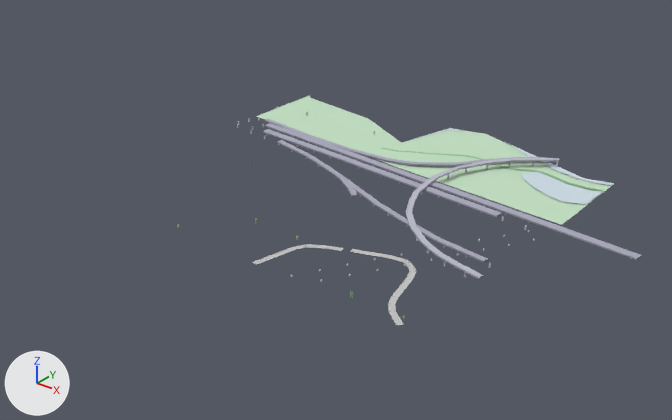
Before and after pictures for a commit that changed the glTF model white-model-six-districts/chunks/133_81_high.glb.
The view is the same before and after, from a camera (50 mm lens) standing at (7380.0, 9410.0, 449.0) and looking at (6776.0, 10165.0, -19.0). Lighting does not change. The marker at lower left points along +X, +Y and +Z. The picture after the commit comes second. Vertices at exactly the same position are counted once.
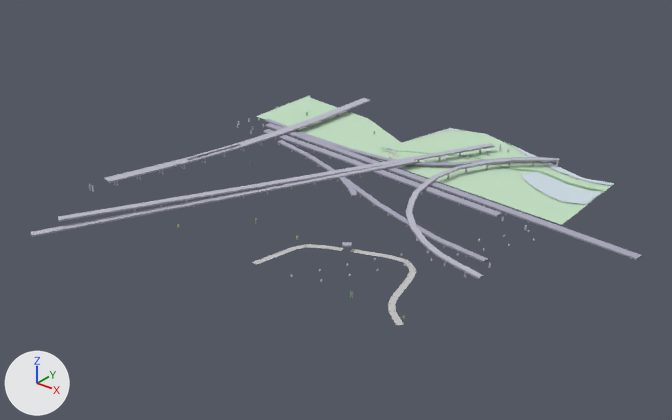
Scene script edits in JSON lines:
```json
{"block": "me_mesh_0", "where": "# used by ob_mesh_0; location = (0.0, 0.0, 0.0)"}
{"op": "remove", "block": "me_mesh_0", "code": "me_mesh_0.from_pydata(...)  # 1409 vertices, 1473 faces; spans x 6493.0..7102.0, y 10002.0..10472.0, z -15.0..-2.0"}
{"op": "add", "block": "me_mesh_0", "code": "me_mesh_0.from_pydata(...)  # 2185 vertices, 2293 faces; spans x 6493.0..7102.0, y 9903.0..10472.0, z -16.0..-2.0"}
{"block": "me_mesh_0", "change": "me_mesh_0 part 1: the loose piece of 8 vertices spanning x 6525.0..6612.0, y 10307.0..10323.0, z -13.0..-10.0 is copied, and the copy is turned -85.4 degrees about the z axis through its middle and scaled by 1.26, then moved by (21.0, 96.0, 6.0); it spans x 6583.0..6596.0, y 10356.0..10466.0, z -7.0..-5.0"}
{"block": "me_mesh_0", "change": "me_mesh_0 part 2: the loose piece of 8 vertices spanning x 6599.0..6662.0, y 10248.0..10269.0, z -10.0..-7.0 is copied, and the copy is turned 94.7 degrees about the z axis through its middle and scaled by 1.14, then moved by (-54.0, -4.0, 3.0); it spans x 6567.0..6587.0, y 10218.0..10291.0, z -7.0..-5.0"}
{"block": "me_mesh_0", "change": "me_mesh_0 part 3: the loose piece of 8 vertices spanning x 6525.0..6612.0, y 10307.0..10323.0, z -13.0..-10.0 is copied, and the copy is turned -85.4 degrees about the z axis through its middle and scaled by 1.26, then moved by (26.0, 96.0, 6.0); it spans x 6588.0..6601.0, y 10356.0..10466.0, z -7.0..-5.0"}
{"block": "me_mesh_0", "change": "me_mesh_0 part 4: the loose piece of 8 vertices spanning x 6599.0..6662.0, y 10248.0..10269.0, z -10.0..-7.0 is copied, and the copy is turned 94.7 degrees about the z axis through its middle and scaled by 1.14, then moved by (-49.0, -6.0, 3.0); it spans x 6572.0..6591.0, y 10217.0..10290.0, z -7.0..-5.0"}
{"block": "me_mesh_0", "change": "me_mesh_0 part 5: 536 vertices added at x 6493.0..6999.0, y 9903.0..10432.0, z -16.0..-3.0"}
{"block": "me_mesh_0", "change": "me_mesh_0 part 6: 8 vertices added at x 6845.0..6857.0, y 10084.0..10095.0, z -8.0..-7.0"}
{"block": "me_mesh_0", "change": "other edits to the shape of me_mesh_0 do not show in these pictures"}
```

Where the change shows, as pixel boxes (x1, y1, x2, y2) in the pictures (672 x 420 px):
```json
{"object": "Mesh_0", "change": "reshaped", "before": [177, 95, 642, 325], "after": [31, 95, 642, 325], "on screen": "31% wider"}
{"part": 1, "of": "me_mesh_0", "change": "added", "after": [314, 98, 367, 119]}
{"part": 2, "of": "me_mesh_0", "change": "added", "after": [238, 130, 284, 145]}
{"part": 3, "of": "me_mesh_0", "change": "added", "after": [320, 99, 371, 121]}
{"part": 4, "of": "me_mesh_0", "change": "added", "after": [242, 132, 286, 147]}
{"part": 5, "of": "me_mesh_0", "change": "added", "after": [31, 114, 509, 237]}
{"part": 6, "of": "me_mesh_0", "change": "added", "after": [342, 242, 352, 247]}
```
